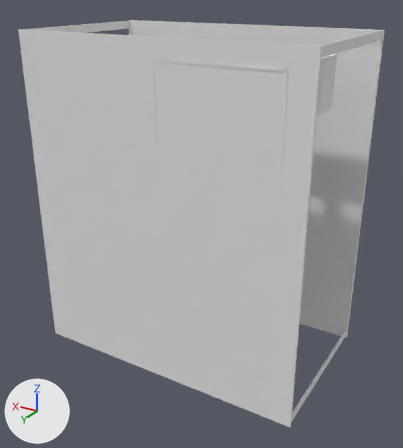
The OBJ model data-syn/room/room4.obj as it was, and as the next commit left it.
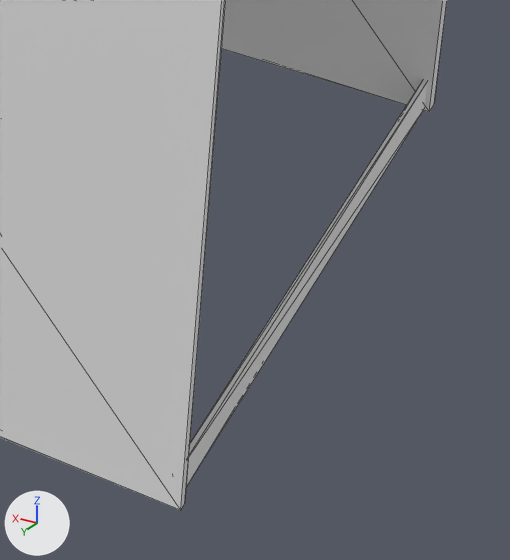
There are two pictures of each version: one whole from a camera (50 mm lens) standing at (-64.5, 92.1, 47.3) and looking at (1.7, -18.2, -7.8), one close up on the part from 62% to 90% of the width and 70% to 98% of the height. Every picture has the same lights, and +X, +Y and +Z are marked at lower left. The close-ups show mesh edges as thin lines. Where no turn or scale is listed for an object, it has been applied to the vertices. Vertices at the same position are counted once.

Objects in the first close-up: 'room4'.
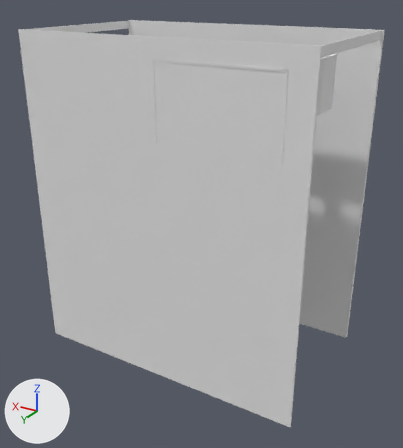
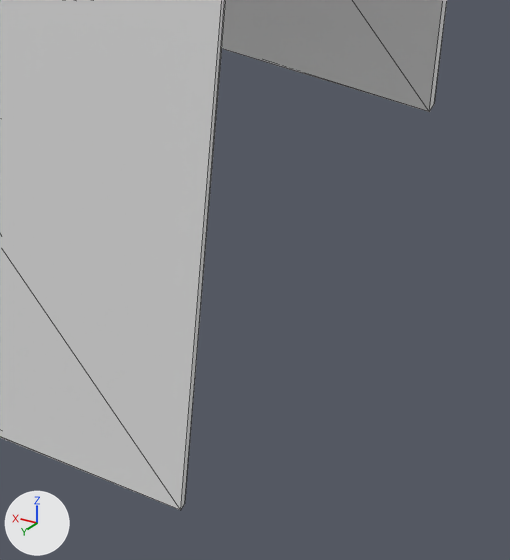
What differs and where, as boxes [x1, y1, x2, y2] in the close-ups (510 x 560 px):
part 1 of me_room4, deleted
    before: [186, 80, 428, 487]

The change in detail:
me_room4 has 324 vertices, 504 faces and spans x -32.1..38.3, y -40.5..0.2, z -42.4..38.0.
me_room4 is used by ob_room4; location (0.0, 0.0, 0.0).
me_room4 part 1: the loose piece of 8 vertices spanning x -31.8..-31.5, y -39.9..0.0, z -42.2..-40.2 is deleted.
